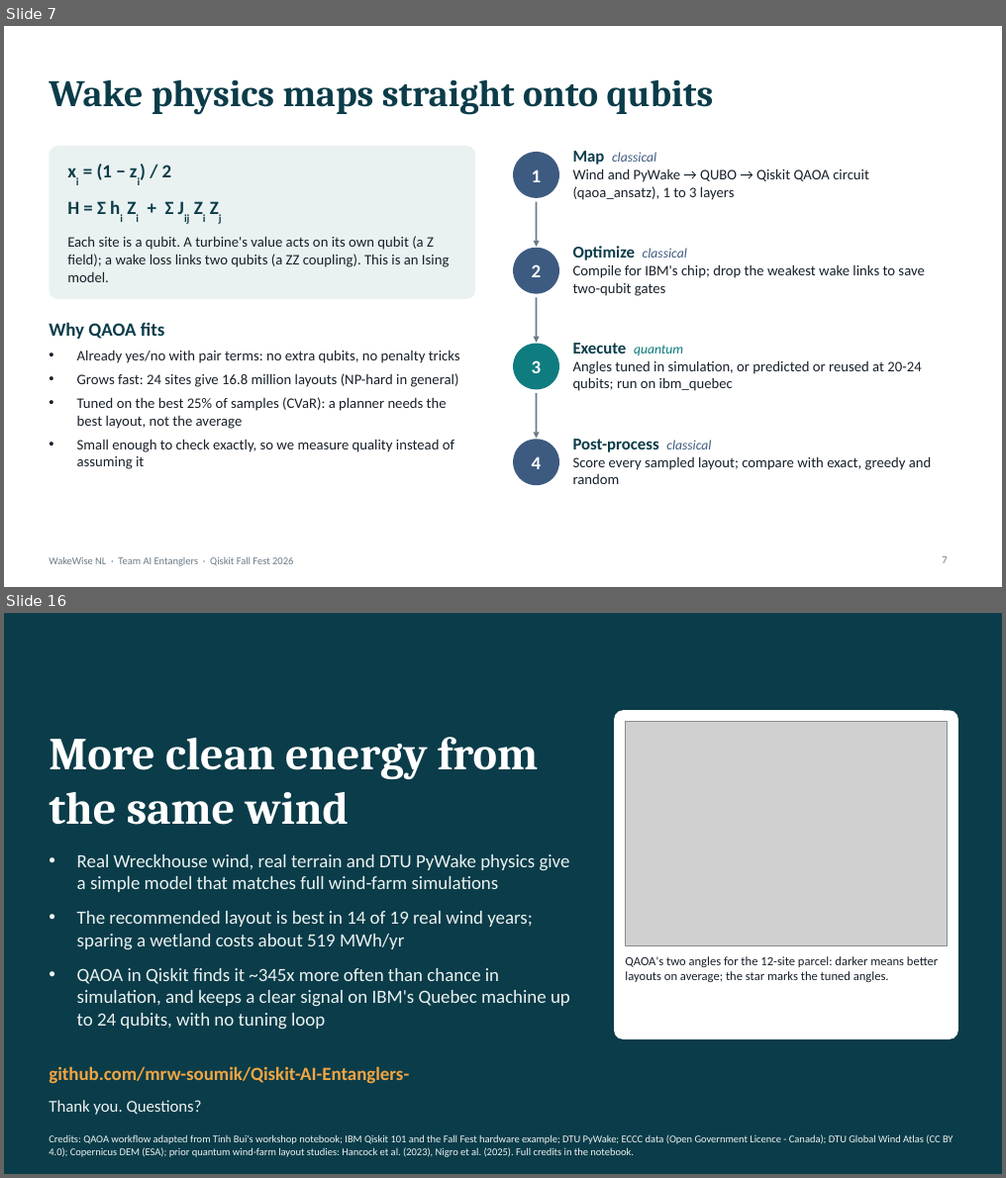
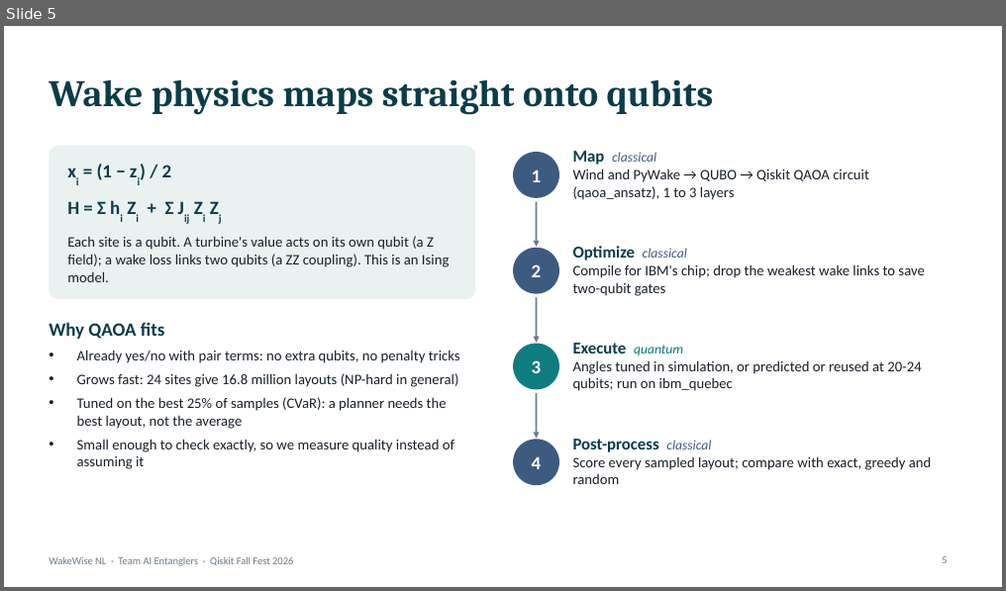
Before and after one commit to mrw-soumik/Qiskit-AI-Entanglers-, a slide deck: slides/WakeWise_NL_AI_Entanglers.pptx. Shown one above the other, each under a label of ours: slides 7 and 16 before the commit, slide 5 after it; the slides between them are not shown. The pictures are 1006x1178 and 1006x591 pixels, drawn with LibreOffice and Linux fonts; fonts in the diff are those of the drawing; grey boxes stand for pictures. Boxes give left, top, right and bottom in pixels: in the first picture for what was removed or moved away, otherwise in the second. Text is boxed around its words. In the diff, an @@ line names an element or a change of style, - is before the commit and + after.

```diff
--- a/slides/WakeWise_NL_AI_Entanglers.pptx
+++ b/slides/WakeWise_NL_AI_Entanglers.pptx
@@ slide 16 removed at [4, 613, 1002, 1174], background #0B3C49 @@
@@ rounded rectangle removed at [614, 710, 958, 1040] @@
@@ picture removed at [626, 722, 947, 947] @@
@@ title removed at [49, 737, 538, 825] @@
-More clean energy from the same wind
@@ text removed at [49, 855, 570, 1115] @@
-• Real Wreckhouse wind, real terrain and DTU PyWake physics give a simple model that matches full wind-farm simulations
-• The recommended layout is best in 14 of 19 real wind years; sparing a wetland costs about 519 MWh/yr
-• QAOA in Qiskit finds it ~345x more often than chance in simulation, and keeps a clear signal on IBM's Quebec machine up to 24 qubits, with no tuning loop
-github.com/mrw-soumik/Qiskit-AI-Entanglers-
-Thank you. Questions?
@@ text removed at [625, 957, 938, 982] @@
-QAOA's two angles for the 12-site parcel: darker means better layouts on average; the star marks the tuned angles.
@@ text removed at [49, 1135, 953, 1157] @@
-Credits: QAOA workflow adapted from Tinh Bui's workshop notebook; IBM Qiskit 101 and the Fall Fest hardware example; DTU PyWake; ECCC data (Open Government Licence - Canada); DTU Global Wind Atlas (CC BY 4.0); Copernicus DEM (ESA); prior quantum wind-farm layout studies: Hancock et al. (2023), Nigro et al. (2025). Full credits in the notebook.
@@ what was slide 7 is now slide 5 @@
```
Also in this commit, not shown: 8 slides changed, 5 other slides removed, 1 other file.
